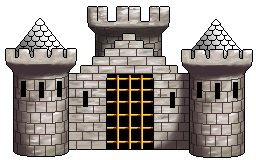
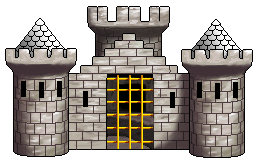
Revision of a layered 256 × 160 image; what changed, layer by layer:
added layer "Layer 15" above "Layer 16" over bbox(107, 77, 153, 149)
added layer "Layer 16" above "Layer 6" over bbox(106, 77, 154, 150)
painted on "Layer 6" over bbox(107, 77, 154, 149)
